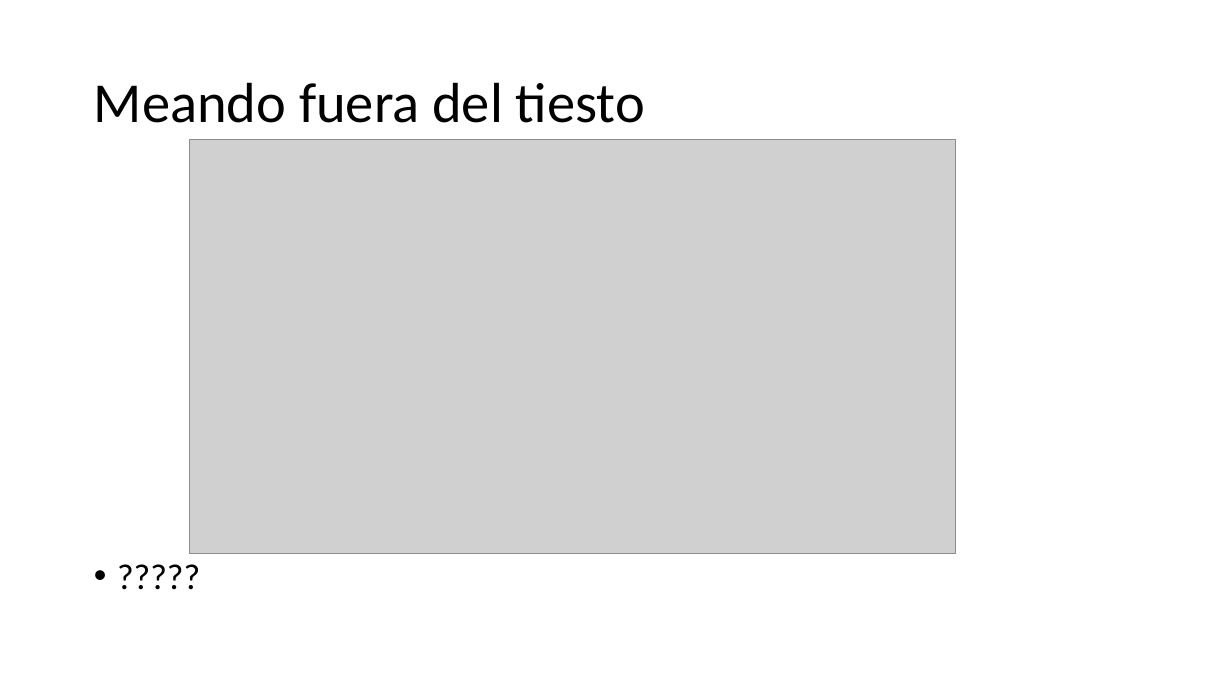
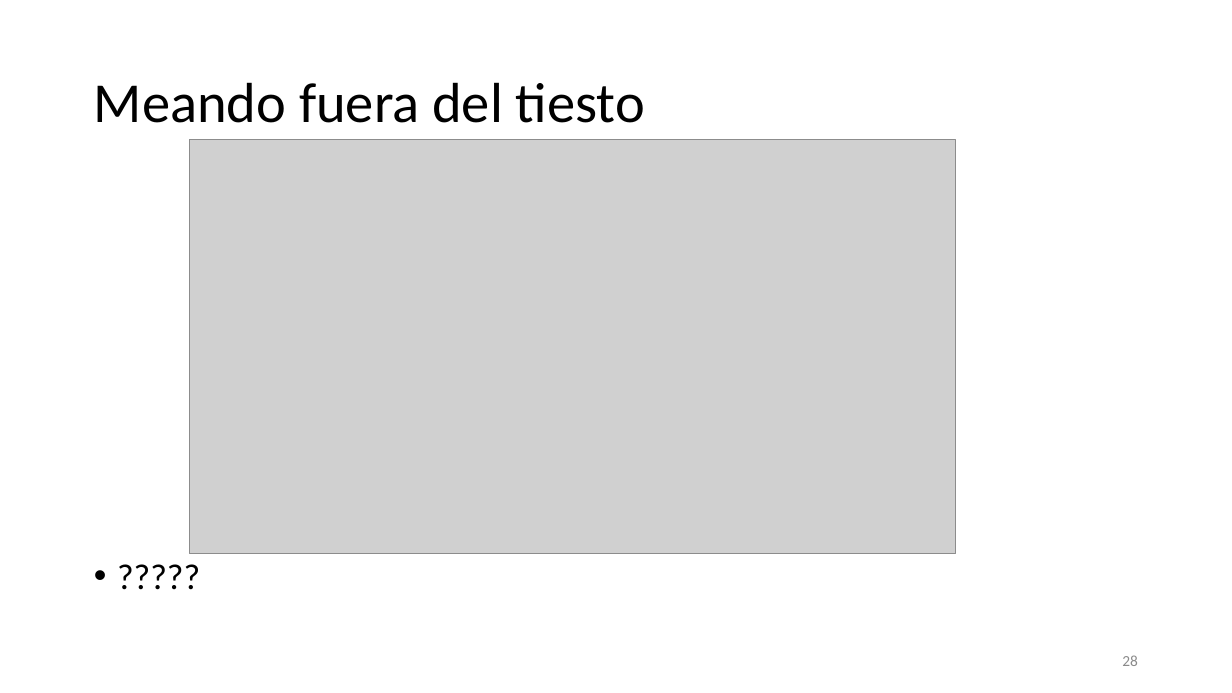
Before and after one commit to Slendercoder/DatosDLL, a slide deck: slide 28 of 12-16-18-23-27-sept-2019/Analysis/Colaboración, uso del lenguaje y comprensión.pptx (slide 19 before the commit). Drawn at 1232x693 pixels with LibreOffice and Linux fonts; fonts in the diff are those of the drawing; grey boxes stand for pictures. Boxes give left, top, right and bottom in pixels: in the first picture for what was removed or moved away, otherwise in the second. Text is boxed around its words. In the diff, an @@ line names an element or a change of style, - is before the commit and + after.

```diff
--- a/12-16-18-23-27-sept-2019/Analysis/Colaboración, uso del lenguaje y comprensión.pptx
+++ b/12-16-18-23-27-sept-2019/Analysis/Colaboración, uso del lenguaje y comprensión.pptx
@@ page number added at [1122, 655, 1138, 666], 12 pt, text #8C8C8C @@
+28
```
Also in this commit, not shown: 18 other slides changed, 15 slides added, 1 slide removed, 12 other files.
